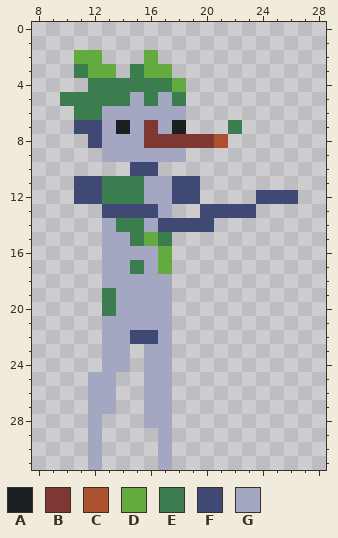
Pixel-art sprite, stored at resources/troll.png. The first picture shows the starting point.
The file is 32x32 pixels. Shown: x 8..28, y 0..31.
Palette (. is transparent): A #1b1f21  B #7d3833  C #ab5130  D #63ab3f  E #3b7d4f  F #404973  G #a3a7c2
New version:
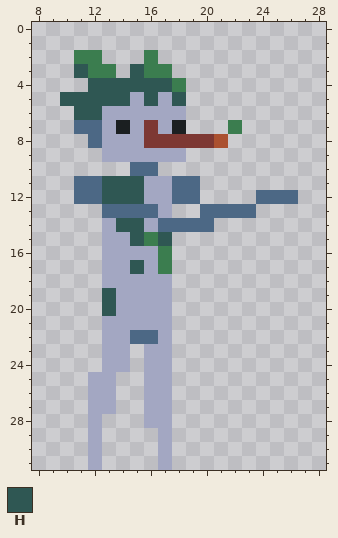
Colours new in this view: H #2f5753
Change:
Colour F changes from #404973 to #4c6885.
Colour D gives way to colour E in row 2 at x 11 to 12 and 16; in row 3 at x 12 to 13 and 16 to 17; in row 4 at x 18; in row 15 at x 16; in rows 16 to 17 at x 17.
Colour E gives way to colour H in row 3 at x 11 and 15; in row 4 at x 12 to 17; in row 5 at x 10 to 14, 16 and 18; in row 6 at x 11 to 12; in rows 11 to 12 at x 13 to 15; in row 14 at x 14 to 15.
Colour E gives way to colour H in row 15 at x 15 and 17; in row 17 at x 15; in rows 19 to 20 at x 13.
Boxes around the changes in both pictures, in picture pixels (x1, y1, x2, y2):
changed: (60, 50, 298, 344)
